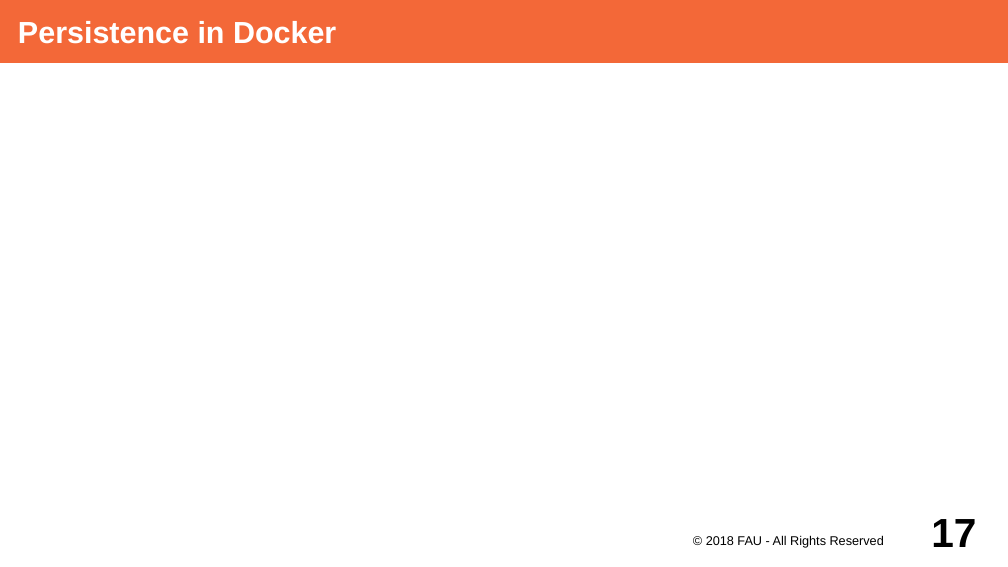
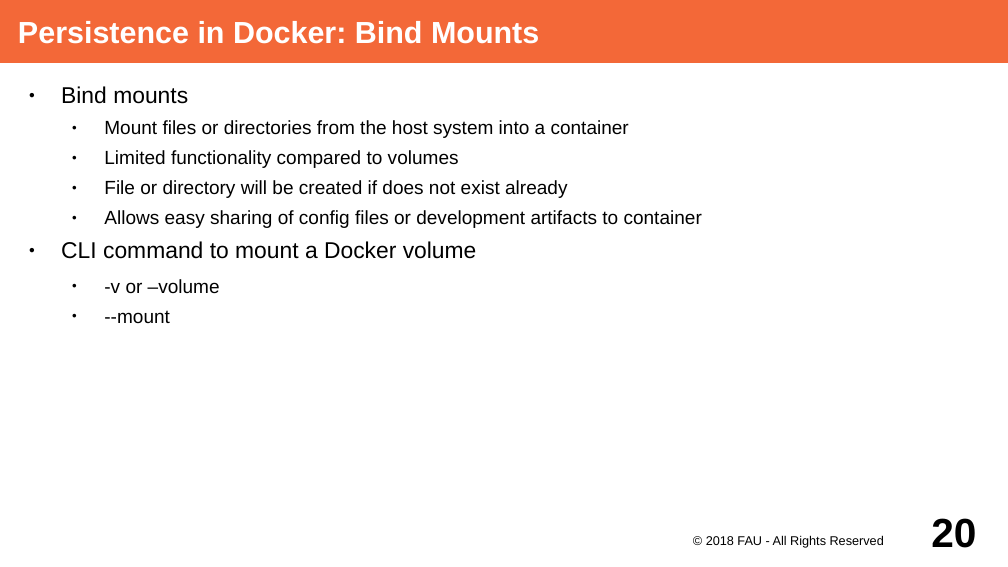
Before and after one commit to dirkriehle/adap-course, a slide deck: slide 20 of Lecture Slides/ADAP Z01 - Containerization.odp (slide 17 before the commit). Drawn at 1008x567 pixels with LibreOffice and Linux fonts; fonts in the diff are those of the drawing. Boxes give left, top, right and bottom in pixels: in the first picture for what was removed or moved away, otherwise in the second. Text is boxed around its words. In the diff, an @@ line names an element or a change of style, - is before the commit and + after.

Commit message:
Extend containerization slides with persistence options

```diff
--- a/Lecture Slides/ADAP Z01 - Containerization.odp
+++ b/Lecture Slides/ADAP Z01 - Containerization.odp
@@ title at (18,21,539,44): text changed @@
-Persistence in Docker
+Persistence in Docker: Bind Mounts
@@ text added at (61,86,702,323), 15 pt, text #000000 @@
+● Bind mounts
+  ● Mount files or directories from the host system into a container
+  ● Limited functionality compared to volumes
+  ● File or directory will be created if does not exist already
+  ● Allows easy sharing of config files or development artifacts to container
+● CLI command to mount a Docker volume
+  ● -v or –volume
+  ● --mount
@@ page number at (931,518,976,548): text changed @@
-17
+20
```
Also in this commit, not shown: 1 other slide changed, 3 slides added.
